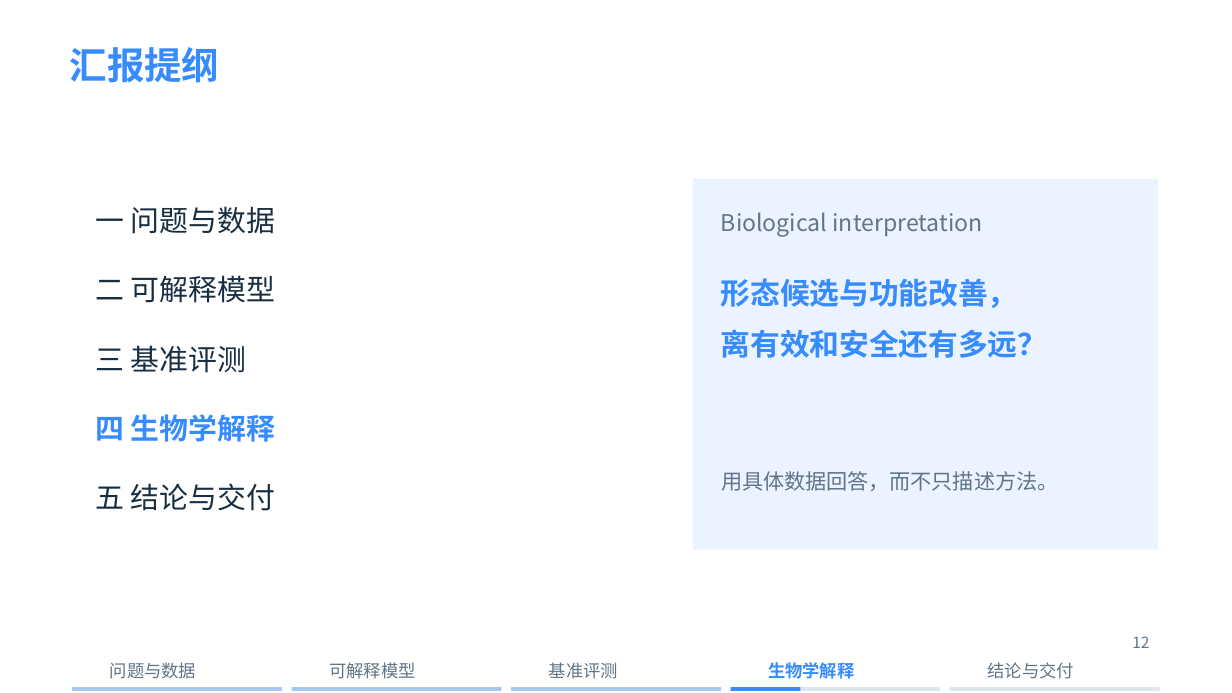
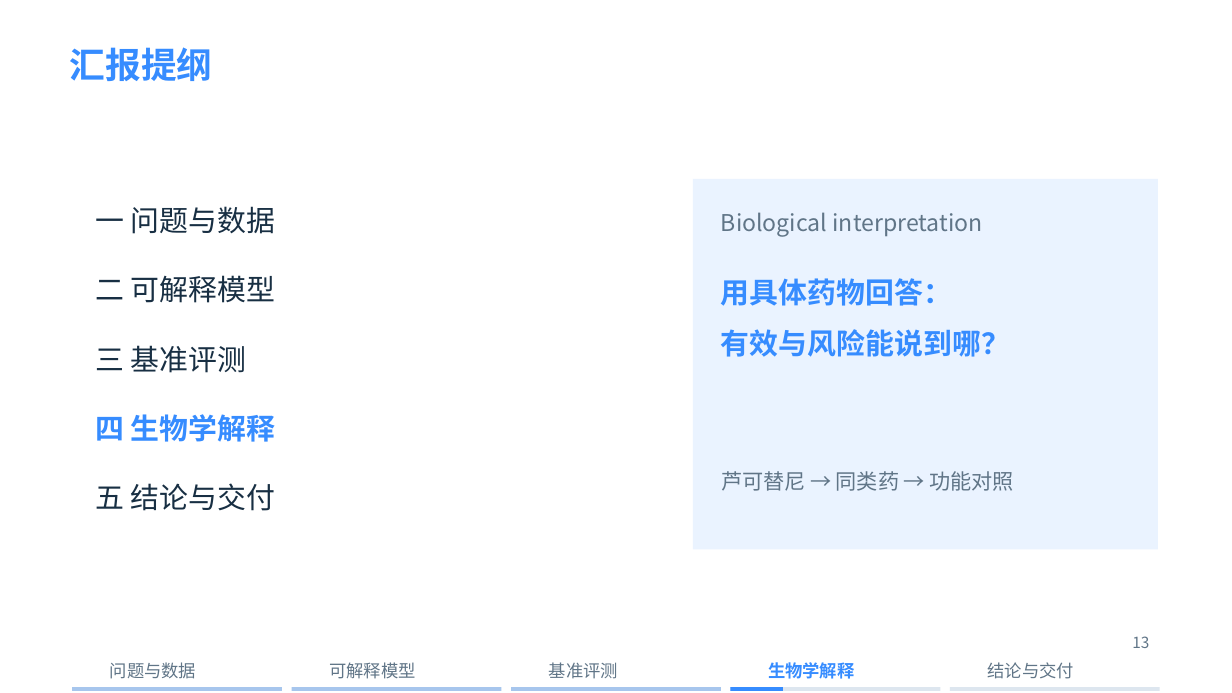
Before and after one commit to xing-zq/cell-state-dose-response, a slide deck: slide 13 of presentation/细胞状态轨迹_十分钟汇报.pptx (slide 12 before the commit). Drawn at 1232x693 pixels with LibreOffice and Linux fonts; fonts in the diff are those of the drawing; background and template pictures are left out. Boxes give left, top, right and bottom in pixels: in the first picture for what was removed or moved away, otherwise in the second. Text is boxed around its words. In the diff, an @@ line names an element or a change of style, - is before the commit and + after.

```diff
--- a/presentation/细胞状态轨迹_十分钟汇报.pptx
+++ b/presentation/细胞状态轨迹_十分钟汇报.pptx
@@ text "汇报提纲" at [70, 47, 213, 81]: size 29.2 to 27.8 pt @@
@@ text at [721, 278, 952, 306]: text changed; size 23.2 to 22.5 pt @@
-形态候选与功能改善，
+用具体药物回答：
@@ text at [721, 329, 1010, 357]: text changed; size 23.2 to 22.5 pt @@
-离有效和安全还有多远？
+有效与风险能说到哪？
@@ text at [721, 471, 1014, 491]: text changed @@
-用具体数据回答，而不只描述方法。
+芦可替尼 → 同类药 → 功能对照
@@ text at [1132, 636, 1149, 648]: text changed @@
-12
+13
@@ rectangle: place and size @@
-rectangle at [731, 688, 801, 691]
+rectangle at [731, 688, 784, 691]
```
Also in this commit, not shown: 14 other slides changed, 3 slides added, 1 slide removed, 23 other files.
